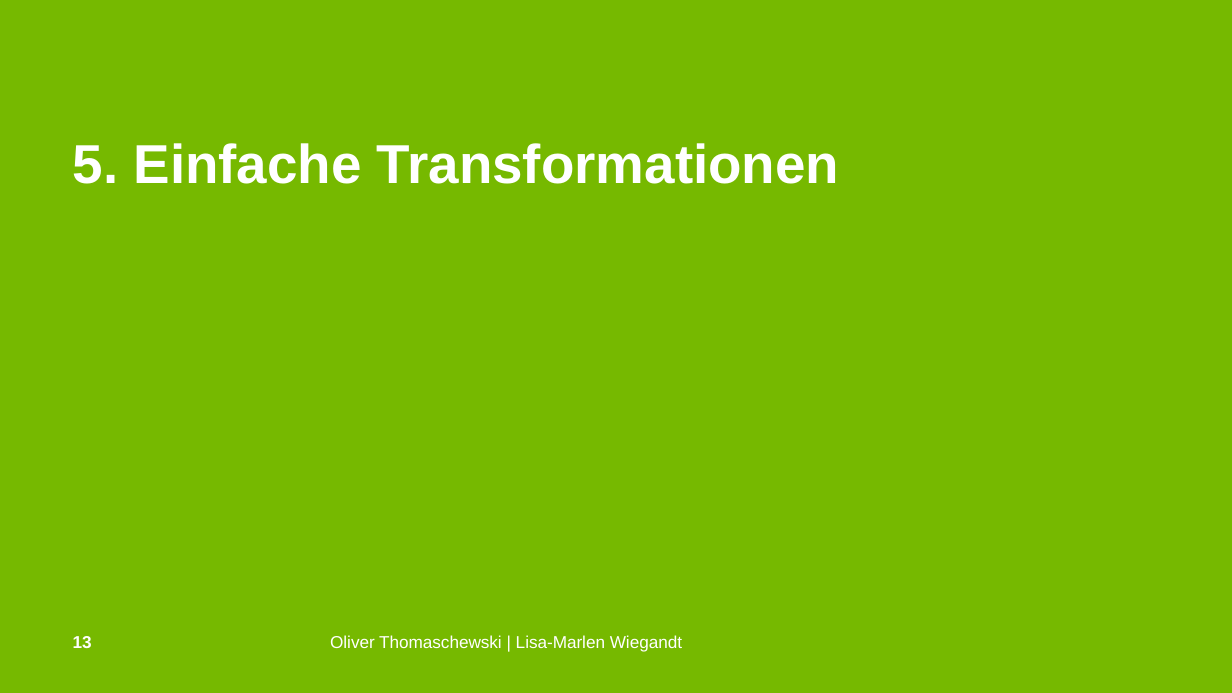
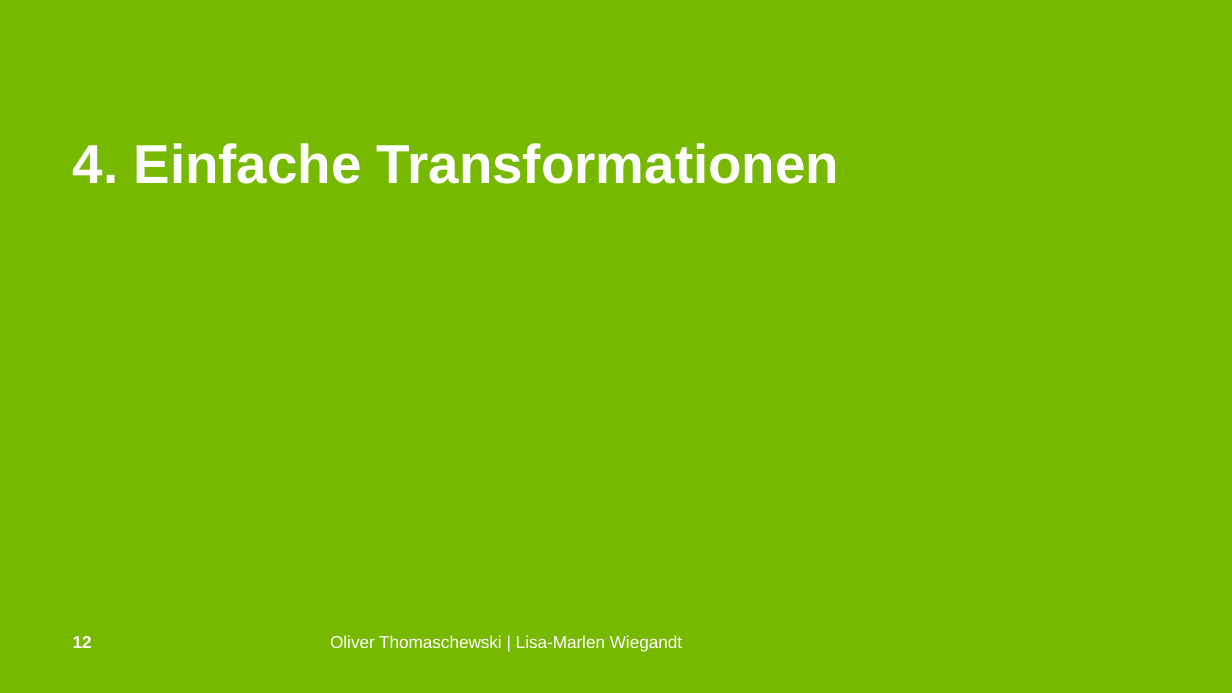
Before and after one commit to OliverThomaschewski/data_augmentation, a slide deck: slide 12 of Präsi.pptx (slide 13 before the commit). Drawn at 1232x693 pixels with LibreOffice and Linux fonts; fonts in the diff are those of the drawing; background and template pictures are left out. Boxes give left, top, right and bottom in pixels: in the first picture for what was removed or moved away, otherwise in the second. Text is boxed around its words. In the diff, an @@ line names an element or a change of style, - is before the commit and + after.

```diff
--- a/Präsi.pptx
+++ b/Präsi.pptx
@@ title at (73, 143, 839, 184): text changed @@
-5. Einfache Transformationen
+4. Einfache Transformationen
@@ page number at (73, 636, 92, 648): text changed @@
-13
+12
```
Also in this commit, not shown: 11 other slides changed, 12 slides added, 1 slide removed, 1 other file.
